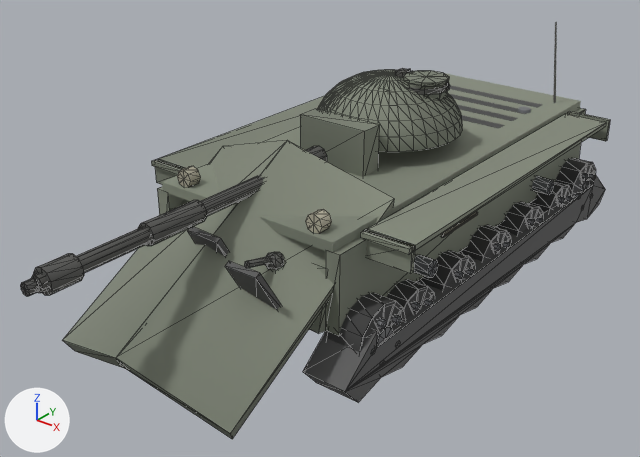
Two versions of the glTF model client/assets/models/type62.glb, one commit apart.
Both versions are drawn from a 50 mm camera at (6.09, -9.2, 5.77) aimed at (-0.06, -1.52, 1.01). The lights are fixed; the arrows at lower left show +X, +Y and +Z. The older version comes first. Mesh edges are drawn as thin lines on the coarser meshes. Where no turn or scale is listed for an object, it has been applied to the vertices. Vertices at exactly the same position are counted once.

The first picture shows 'barrel', 'glacis', 'hullSide', 'hullTop', 'mantlet', 'tracks', 'turretFront', 'turretRoof', 'turretSide', 'wheel10', 'wheel11', 'wheel12' and 7 more.
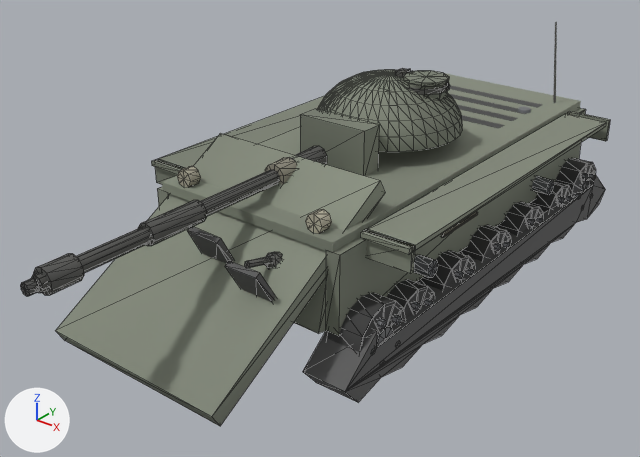
What differs and where, as boxes [x1, y1, x2, y2] in the pictures (640 x 457 px):
'glacis', reshaped
    before: [62, 140, 394, 439]
    after: [55, 133, 385, 426]
part 1 of me_mesh_16, rebuilt (46% wider, 28% taller)
    before: [62, 141, 287, 370]
    after: [55, 133, 385, 426]
part 2 of me_mesh_16, deleted
    before: [116, 140, 394, 439]

Patch to the scene script:
```diff
--- a/client/assets/models/type62.glb.py
+++ b/client/assets/models/type62.glb.py
@@ me_mesh_16 @@
 # used by ob_glacis; location = (0.0, 0.0, 0.0)
-me_mesh_16.from_pydata(...)  # 88 vertices, 144 faces; spans x -1.28..1.28, y -4.78..-1.82, z 0.25..2.35
+me_mesh_16.from_pydata(...)  # 80 vertices, 132 faces; spans x -1.17..1.17, y -4.66..-1.94, z 0.47..2.14
+# me_mesh_16 part 1: the loose piece of 8 vertices spanning x -1.28..0.08, y -4.78..-1.82, z 0.25..2.35 is rebuilt with 8 vertices and now spans x -1.17..1.17, y -4.66..-1.94, z 0.47..2.14
+# me_mesh_16 part 2: the loose piece of 8 vertices spanning x -0.08..1.28, y -4.78..-1.82, z 0.25..2.35 is deleted
 me_mesh_16.materials.append(mat_glacis_mat)
```
